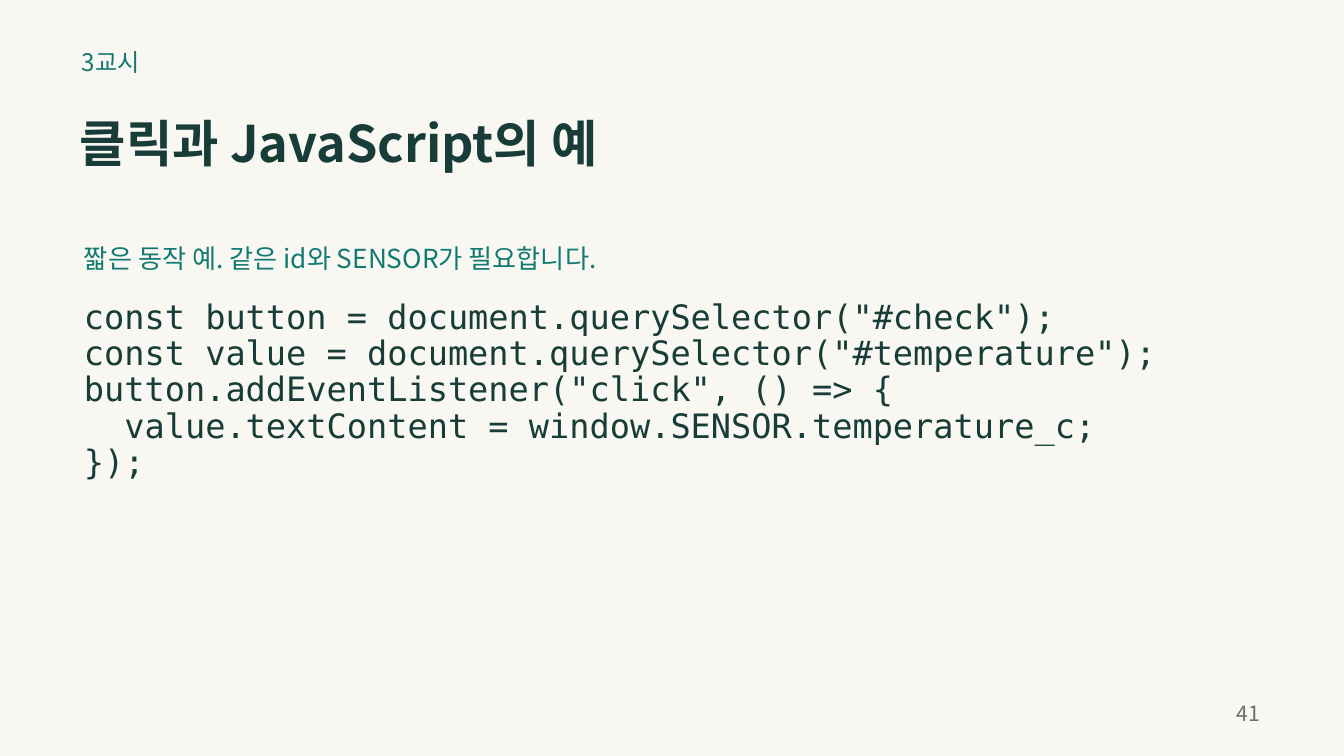
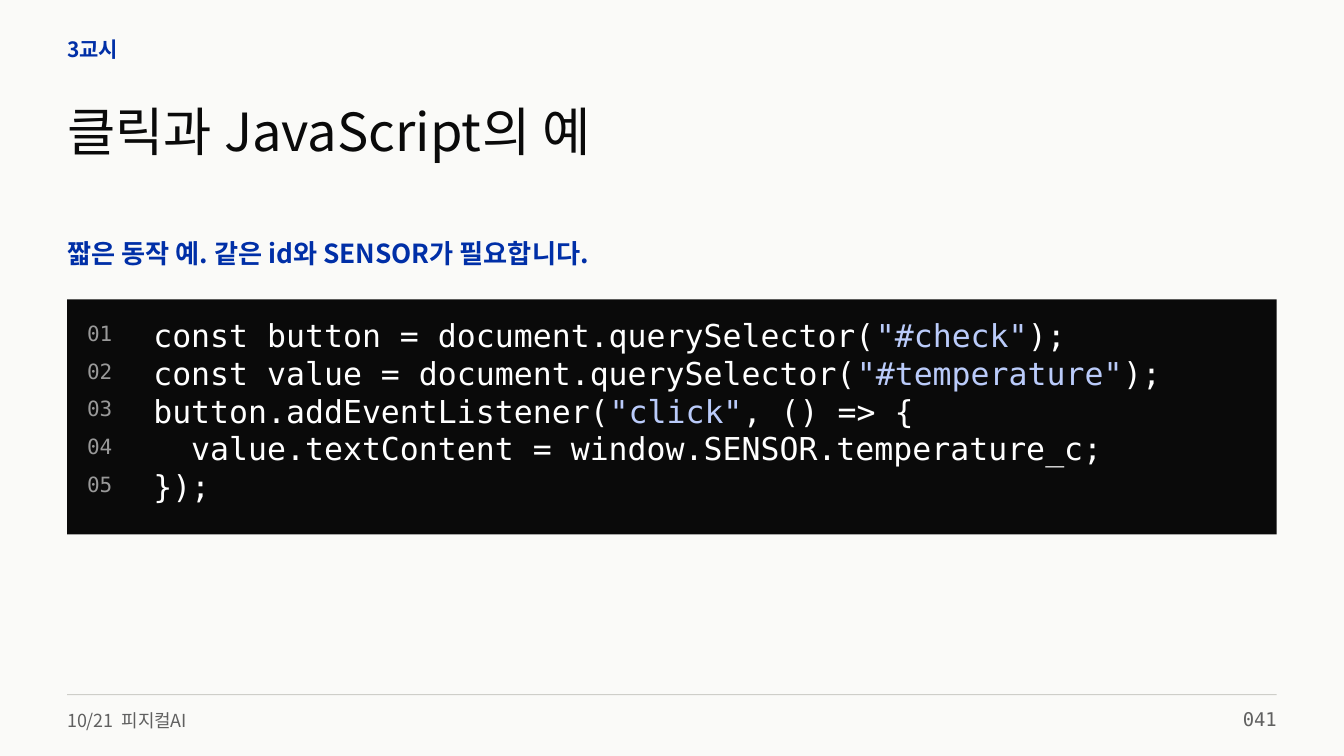
Before and after one commit to zeusk302-png/kdigital-physical-ai, a slide deck: slide 41 of downloads/2026-10-21/readable-slides.pptx. Drawn at 1344x756 pixels with LibreOffice and Linux fonts; fonts in the diff are those of the drawing. Boxes give left, top, right and bottom in pixels: in the first picture for what was removed or moved away, otherwise in the second. Text is boxed around its words. In the diff, an @@ line names an element or a change of style, - is before the commit and + after.

```diff
--- a/downloads/2026-10-21/readable-slides.pptx
+++ b/downloads/2026-10-21/readable-slides.pptx
@@ background #F8F7F2 to #FAFAF8 @@
@@ text "3교시": place and size @@
-text "3교시" at [82,51,140,73]
+text "3교시" at [67,39,118,59]
@@ text "3교시" at [67,39,118,59]: size 17.2 to 15 pt, text colour #137A72 to #002FA7, bold on @@
@@ text "클릭과 JavaScript의 예": place and size @@
-text "클릭과 JavaScript의 예" at [80,119,598,173]
+text "클릭과 JavaScript의 예" at [67,107,590,163]
@@ text "클릭과 JavaScript의 예" at [67,107,590,163]: size 36 to 37.5 pt, text colour #183D38 to #0A0A0A, bold off @@
@@ text "짧은 동작 예. 같은 id와 ...": place and size @@
-text "짧은 동작 예. 같은 id와 ..." at [84,246,597,270]
+text "짧은 동작 예. 같은 id와 ..." at [67,241,589,266]
@@ text "짧은 동작 예. 같은 id와 ..." at [67,241,589,266]: text colour #137A72 to #002FA7, bold on @@
@@ rectangle added at [68,299,1277,534], fill #0A0A0A @@
@@ text at [84,303,1156,406]: paragraphs removed @@
-const button = document.querySelector("#check");
-const value = document.querySelector("#temperature");
-button.addEventListener("click", () => {
@@ text added at [87,325,112,341], 15 pt, text #999999 @@
+01
@@ text added at [153,323,1066,354], 22.5 pt, text #FFFFFF @@
+const button = document.querySelector("#check");
@@ text added at [87,363,112,379], 15 pt, text #999999 @@
+02
@@ text added at [153,361,1161,392], 22.5 pt, text #FFFFFF @@
+const value = document.querySelector("#temperature");
@@ text added at [87,400,112,416], 15 pt, text #999999 @@
+03
@@ text added at [153,399,761,428], 22.5 pt, text #FFFFFF @@
+button.addEventListener("click", () => {
@@ text added at [87,438,112,454], 15 pt, text #999999 @@
+04
@@ text at [191,436,1102,468]: paragraph removed @@
-});
@@ text "value.textContent = window.SENSOR.temperature_c;": place and size @@
-text "value.textContent = window.SENSOR.temperature_c;" at [84,303,1156,445]
+text "value.textContent = window.SENSOR.temperature_c;" at [191,436,1102,468]
@@ text "value.textContent = window.SENSOR.temperature_c;" at [191,436,1102,468]: size 24 to 22.5 pt, text colour #183D38 to #FFFFFF; line spacing 0.9 to 1 @@
@@ text added at [87,476,112,492], 15 pt, text #999999 @@
+05
@@ text added at [153,468,1252,511], 22.5 pt, text #FFFFFF @@
+});
@@ text added at [67,712,187,730], 12.8 pt, text #606060 @@
+10/21 피지컬AI
@@ rectangle added at [68,695,1277,696], fill #CECEC9 @@
@@ text removed at [1237,705,1260,721] @@
-41
@@ text added at [1243,712,1277,726], 13.5 pt, text #606060 @@
+041
```
Also in this commit, not shown: 106 other slides changed, 11 other files.
